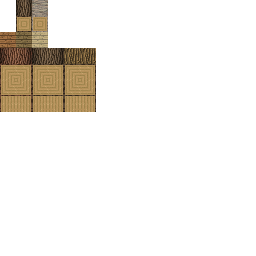
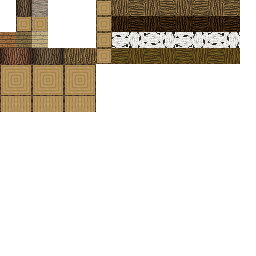
Revision of a layered w=256, h=256 image; what changed, layer by layer:
added group "Siideways Vanilla Oak" with 9 layers above "Sideways Vanilla Pine" over <box>96,0,240,16</box>
added layer "Mirrored Vanilla Oak Log (3 turns)" in group "Siideways Vanilla Oak" over <box>224,0,240,16</box>
added layer "Mirrored Vanilla Oak Log (2 turns)" in group "Siideways Vanilla Oak" over <box>208,0,224,16</box>
added layer "Mirrored Vanilla Oak Log (1 turn)" in group "Siideways Vanilla Oak" over <box>192,0,208,16</box>
added layer "Mirrored Vanilla Oak Log" in group "Siideways Vanilla Oak" over <box>176,0,192,16</box>
added layer "Vanilla Oak Log (3 Turns)" in group "Siideways Vanilla Oak" over <box>160,0,176,16</box>
added layer "Vanilla Oak Log (2 Turns)" in group "Siideways Vanilla Oak" over <box>144,0,160,16</box>
added layer "Vanilla Oak Log (1 Turn)" in group "Siideways Vanilla Oak" over <box>128,0,144,16</box>
added layer "Vanilla Oak Log" in group "Siideways Vanilla Oak" over <box>112,0,128,16</box>
added layer "Vanilla Log Top" (1st of 4, in "Siideways Vanilla Oak") in group "Siideways Vanilla Oak" over <box>96,0,112,16</box>
added group "Sideways Vanilla Pine" with 9 layers above "Sideways Vanilla Birch" over <box>96,16,240,32</box>
added layer "Mirrored Vanilla Pine Log (3 turns)" in group "Sideways Vanilla Pine" over <box>224,16,240,32</box>
added layer "Mirrored Vanilla Pine Log (2 turns)" in group "Sideways Vanilla Pine" over <box>208,16,224,32</box>
added layer "Mirrored Vanilla Pine Log (1 turn)" in group "Sideways Vanilla Pine" over <box>192,16,208,32</box>
added layer "Mirrored Vanilla Pine Log" in group "Sideways Vanilla Pine" over <box>176,16,192,32</box>
added group "Sideways Vanilla Birch" with 9 layers above "Sideways Vanilla Jungle" over <box>96,32,240,48</box>
added group "Sideways Vanilla Jungle" with 9 layers over <box>96,48,240,64</box>
…and 23 more changes (23 added)
